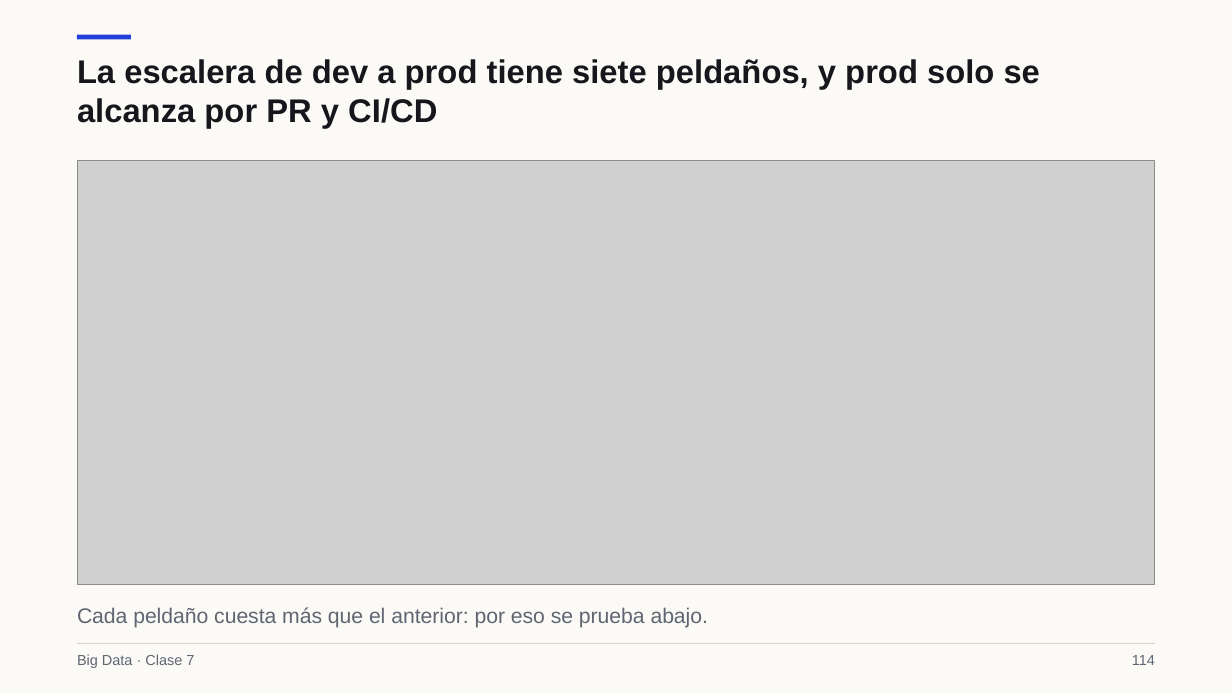
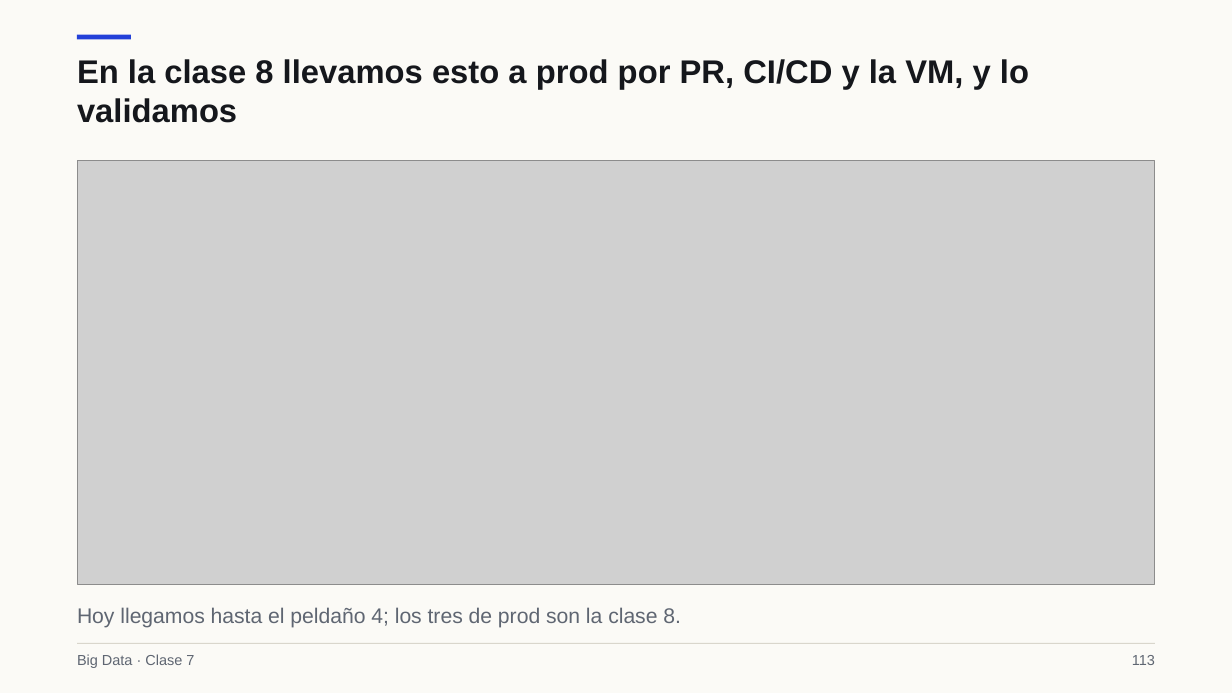
Before and after one commit to Apaezc/bigdata-udem-2026, a slide deck: slide 113 of curso/clase07/deck/slides.pptx (slide 114 before the commit). Drawn at 1232x693 pixels with LibreOffice and Linux fonts; fonts in the diff are those of the drawing; grey boxes stand for pictures. Boxes give left, top, right and bottom in pixels: in the first picture for what was removed or moved away, otherwise in the second. Text is boxed around its words. In the diff, an @@ line names an element or a change of style, - is before the commit and + after.

```diff
--- a/curso/clase07/deck/slides.pptx
+++ b/curso/clase07/deck/slides.pptx
@@ text at (77,59,1029,123): text changed @@
-La escalera de dev a prod tiene siete peldaños, y prod solo se alcanza por PR y CI/CD
+En la clase 8 llevamos esto a prod por PR, CI/CD y la VM, y lo validamos
@@ text at (77,607,681,628): text changed @@
-Cada peldaño cuesta más que el anterior: por eso se prueba abajo.
+Hoy llegamos hasta el peldaño 4; los tres de prod son la clase 8.
@@ text at (1132,655,1155,665): text changed @@
-114
+113
```
Also in this commit, not shown: 12 other slides changed, 16 slides removed, 16 other files.
